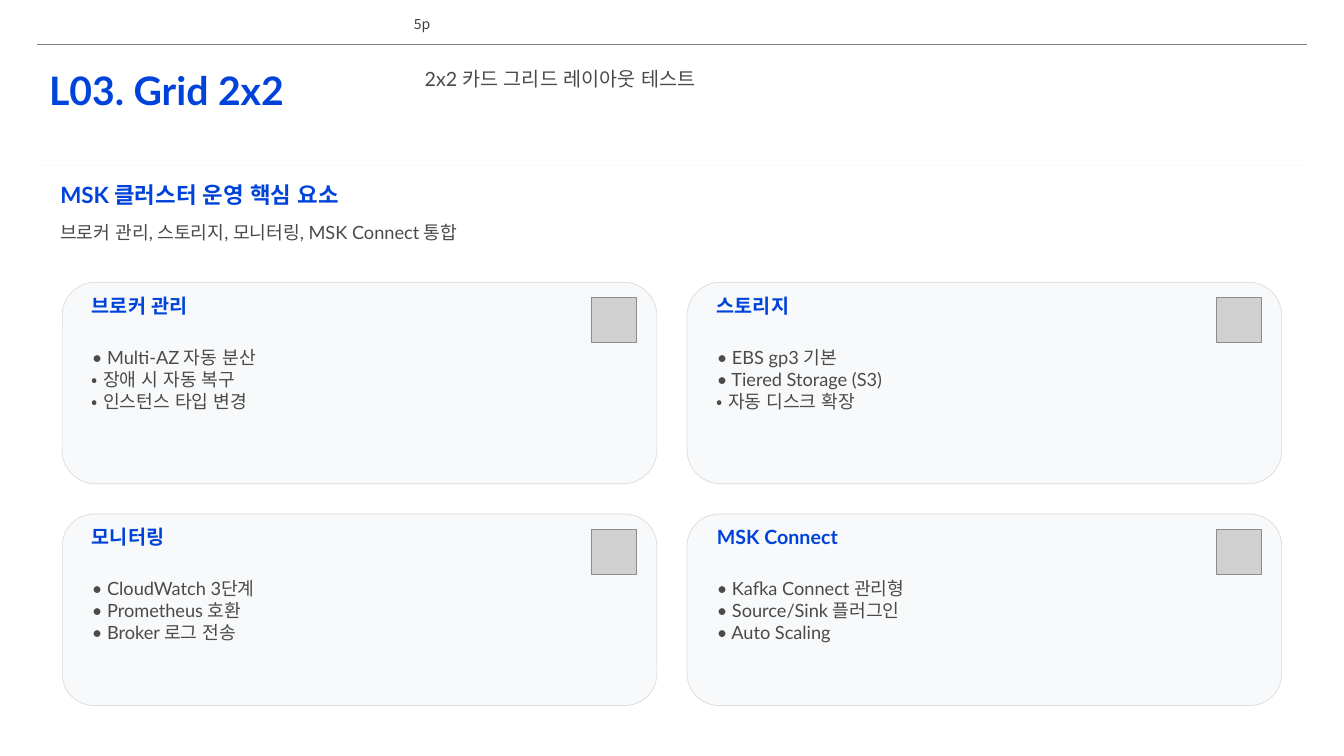
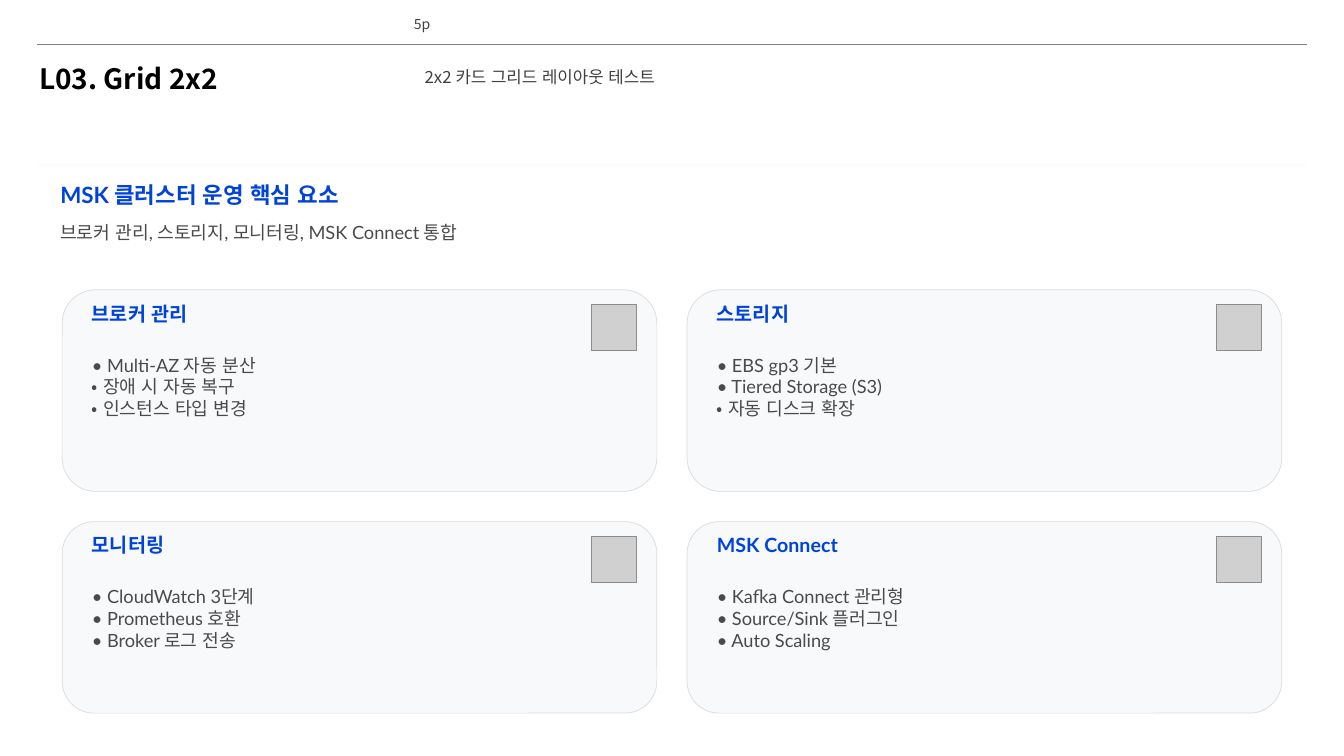
Before and after one commit to lhs6395-hslee/project-steer, a slide deck: slide 5 of results/pptx/AWS_MSK_Expert_Intro.pptx. Drawn at 1344x756 pixels with LibreOffice and Linux fonts; fonts in the diff are those of the drawing; grey boxes stand for pictures; background and template pictures are left out. Boxes give left, top, right and bottom in pixels: in the first picture for what was removed or moved away, otherwise in the second. Text is boxed around its words. In the diff, an @@ line names an element or a change of style, - is before the commit and + after.

```diff
--- a/results/pptx/AWS_MSK_Expert_Intro.pptx
+++ b/results/pptx/AWS_MSK_Expert_Intro.pptx
@@ text "L03. Grid 2x2" at (39, 66, 218, 90): size 28 to 20 pt, font Lato to Noto Sans CJK KR, text colour #0043DA to #000000 @@
@@ text "2x2 카드 그리드 레이아웃 테스트" at (425, 69, 654, 85): size 14 to 12 pt, font Lato to Noto Sans CJK KR, text colour #4A4A4A to #404040 @@
@@ 4 texts, 2 pictures, 2 rounded rectangles: place and size @@
-4 texts, 2 pictures, 2 rounded rectangles at (63, 282, 1282, 643)
+4 texts, 2 pictures, 2 rounded rectangles at (63, 290, 1282, 651)
@@ 4 texts, 2 pictures, 2 rounded rectangles: place and size @@
-4 texts, 2 pictures, 2 rounded rectangles at (63, 296, 1282, 706)
+4 texts, 2 pictures, 2 rounded rectangles at (63, 304, 1282, 713)
```
Also in this commit, not shown: 4 other slides changed, 4 slides added, 13 other files.
